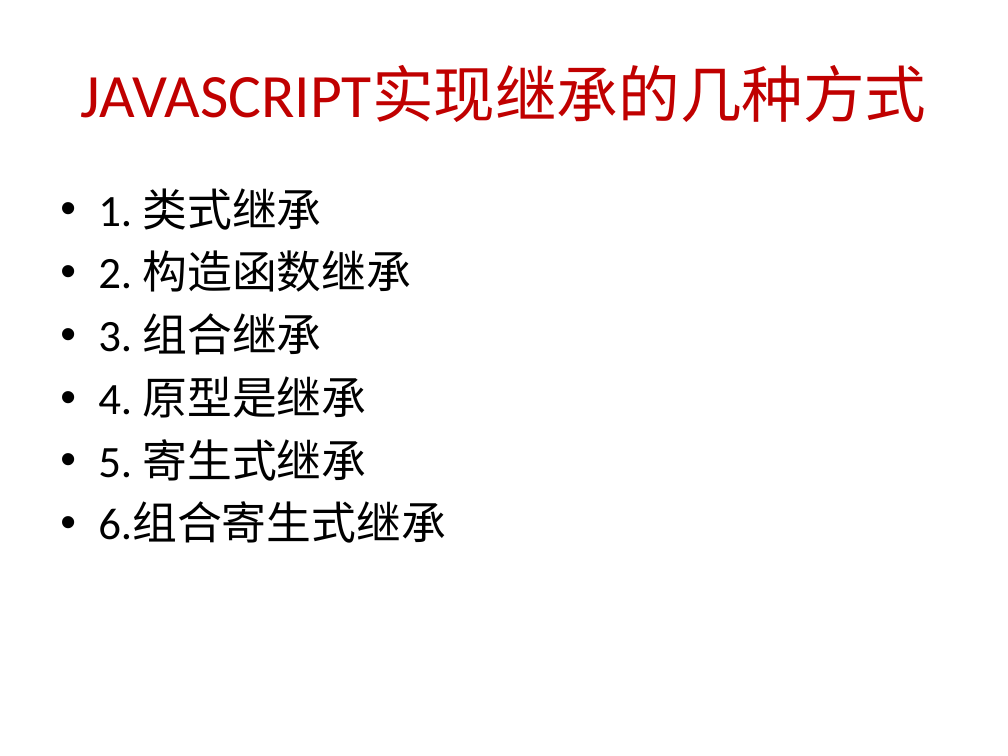
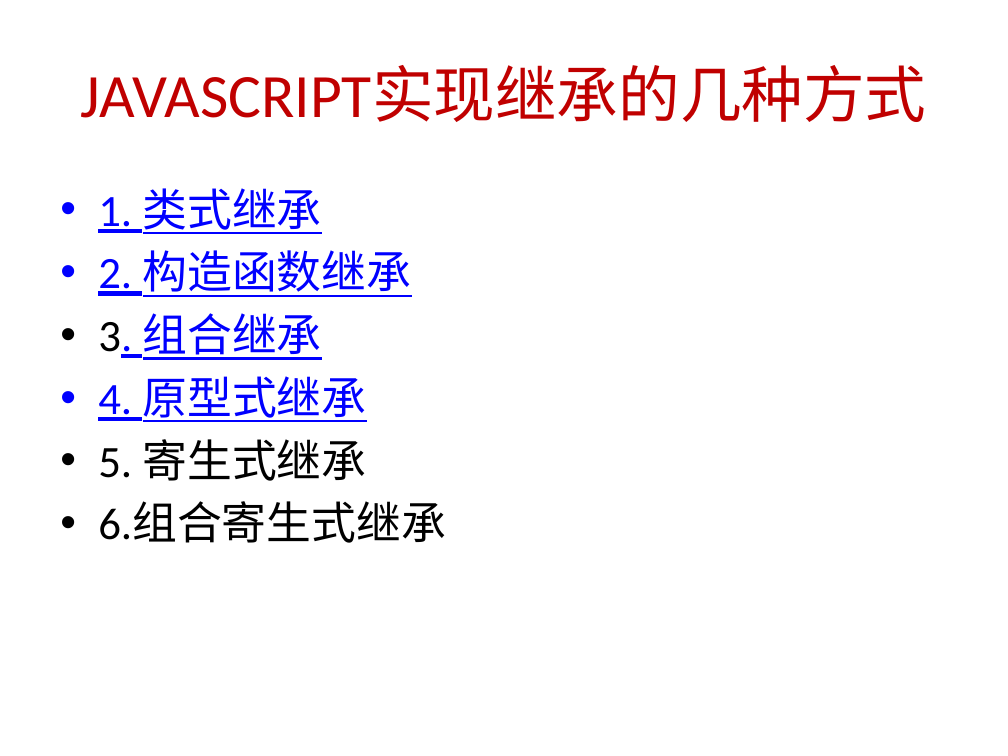
Before and after one commit to dirkliu/blog, a slide deck: slide 6 of Javascript面向对象编程.pptx. Drawn at 1008x756 pixels with LibreOffice and Linux fonts; fonts in the diff are those of the drawing. Boxes give left, top, right and bottom in pixels: in the first picture for what was removed or moved away, otherwise in the second. Text is boxed around its words. In the diff, an @@ line names an element or a change of style, - is before the commit and + after.

Commit message:
add pptx

```diff
--- a/Javascript面向对象编程.pptx
+++ b/Javascript面向对象编程.pptx
@@ text at (98,188,412,360): text colour #000000 to #0000FF, underline on in "1. 类式继承", "2. 构造函数继承", "3. 组合继承" @@
@@ text at (98,376,367,422): text changed; text colour #000000 to #0000FF @@
-• 4. 原型是继承
+• 4. 原型式继承
```
Also in this commit, not shown: 4 other slides changed, 3 slides added.
